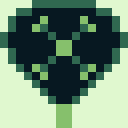
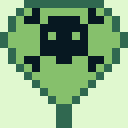
Before/after of a 128 x 128 layered artwork. What changed in the layer stack:
added layer "Background copy #1" above "Background copy" over bbox(24, 8, 104, 72)
added layer "Background copy" above "Background" over bbox(8, 0, 120, 128)
hid "Background", painted on it over bbox(8, 0, 120, 128)
